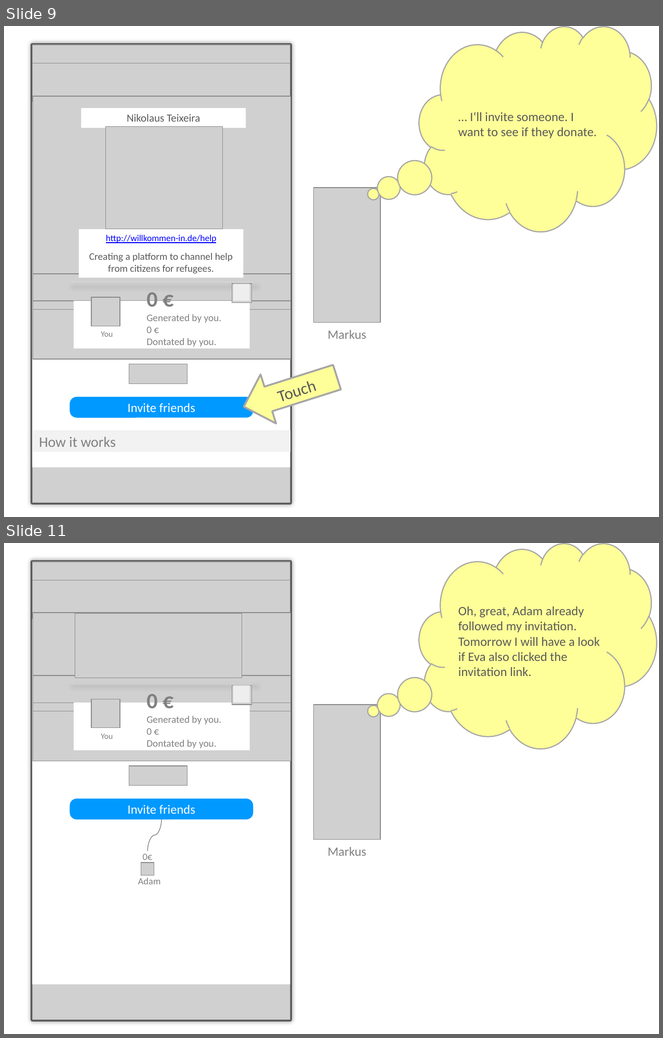
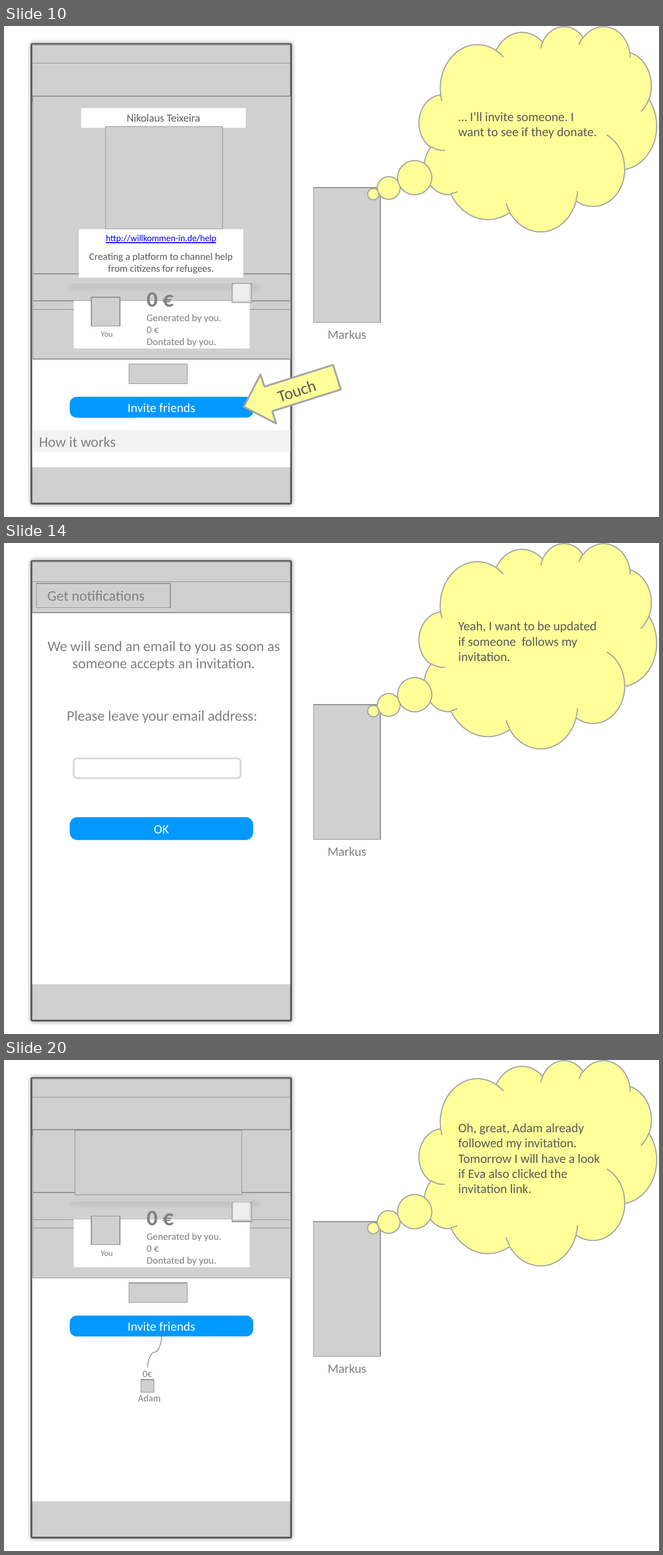
Before and after one commit to MoritzTheile/com.supeyou, a slide deck: com.supeyou.project/doc/SupeYou.scenario.nikolaus.pptx. Shown one above the other, each under a label of ours: slides 9 and 11 before the commit, slides 10, 14 and 20 after it; the slides between them are not shown. The pictures are 663x1038 and 663x1555 pixels, drawn with LibreOffice and Linux fonts; fonts in the diff are those of the drawing; grey boxes stand for pictures. Boxes give left, top, right and bottom in pixels: in the first picture for what was removed or moved away, otherwise in the second. Text is boxed around its words. In the diff, an @@ line names an element or a change of style, - is before the commit and + after.

Commit message:
improved invitation wizzard

```diff
--- a/com.supeyou.project/doc/SupeYou.scenario.nikolaus.pptx
+++ b/com.supeyou.project/doc/SupeYou.scenario.nikolaus.pptx
@@ slide 14 added at [4, 543, 659, 1034], background #FFFFFF @@
@@ thought cloud added at [419, 543, 657, 748], fill #FFFF99, outline #A6A6A6 1.25 pt, 14 pt, text #595959 @@
+Yeah, I want to be updated if someone follows my invitation.
@@ rectangle added at [32, 562, 291, 1021], outline #595959 3.75 pt @@
@@ picture added at [32, 562, 291, 1021] @@
@@ rectangle added at [32, 583, 291, 984], fill #FFFFFF @@
@@ picture added at [32, 581, 291, 613] @@
@@ picture added at [37, 584, 170, 608] @@
@@ text added at [47, 591, 144, 601], 16 pt, text #808080 @@
+Get notifications
@@ text added at [48, 641, 280, 723], 16 pt, text #808080 @@
+We will send an email to you as soon as someone accepts an invitation.
+Please leave your email address:
@@ picture added at [314, 705, 380, 840] @@
@@ rounded rectangle added at [74, 759, 241, 778], outline #D9D9D9 2 pt @@
@@ rounded rectangle added at [70, 818, 253, 840], fill #0099FF, 14 pt, text #FFFFFF @@
+OK
@@ text added at [328, 847, 367, 856], 14 pt, text #808080 @@
+Markus
@@ what was slide 9 is now slide 10 @@
@@ what was slide 11 is now slide 20 @@
```
Also in this commit, not shown: 2 slides changed, 9 other slides added, 1 slide removed.
